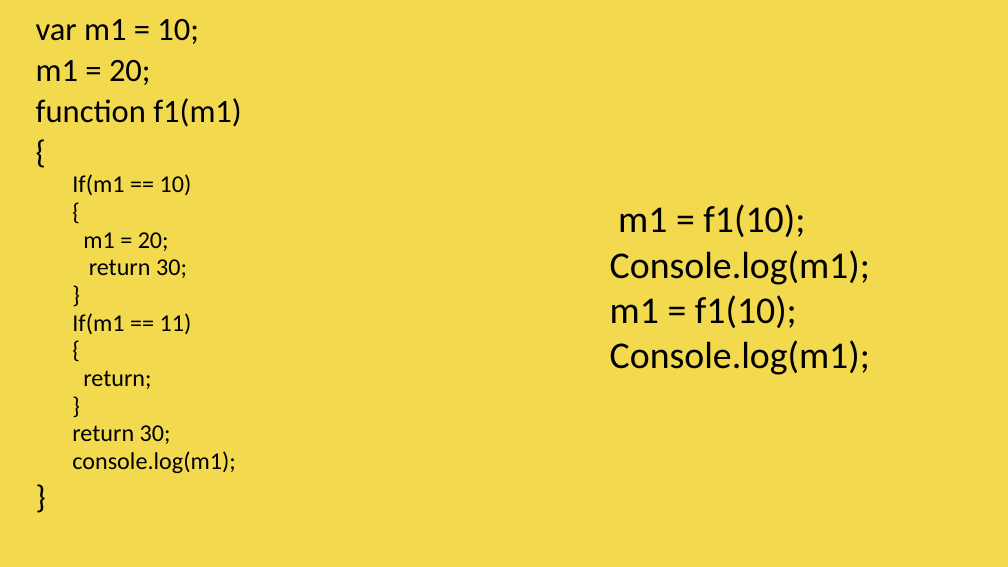
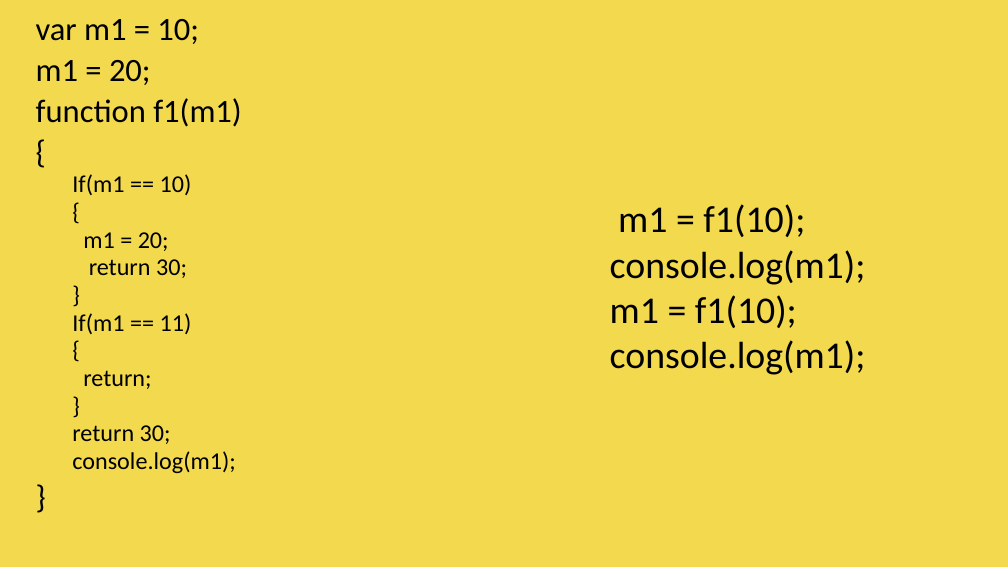
Before and after one commit to vishwanantha/javascript-101, a slide deck: slide 34 of ppt/001 - DataTypes.pptx (slide 33 before the commit). Drawn at 1008x567 pixels with LibreOffice and Linux fonts; fonts in the diff are those of the drawing. Boxes give left, top, right and bottom in pixels: in the first picture for what was removed or moved away, otherwise in the second. Text is boxed around its words. In the diff, an @@ line names an element or a change of style, - is before the commit and + after.

```diff
--- a/ppt/001 - DataTypes.pptx
+++ b/ppt/001 - DataTypes.pptx
@@ text at (610,250,866,285): text changed @@
-Console.log(m1);
+console.log(m1);
@@ text at (610,340,866,375): text changed @@
-Console.log(m1);
+console.log(m1);
```
Also in this commit, not shown: 6 other slides changed, 7 slides added, 1 other file.
